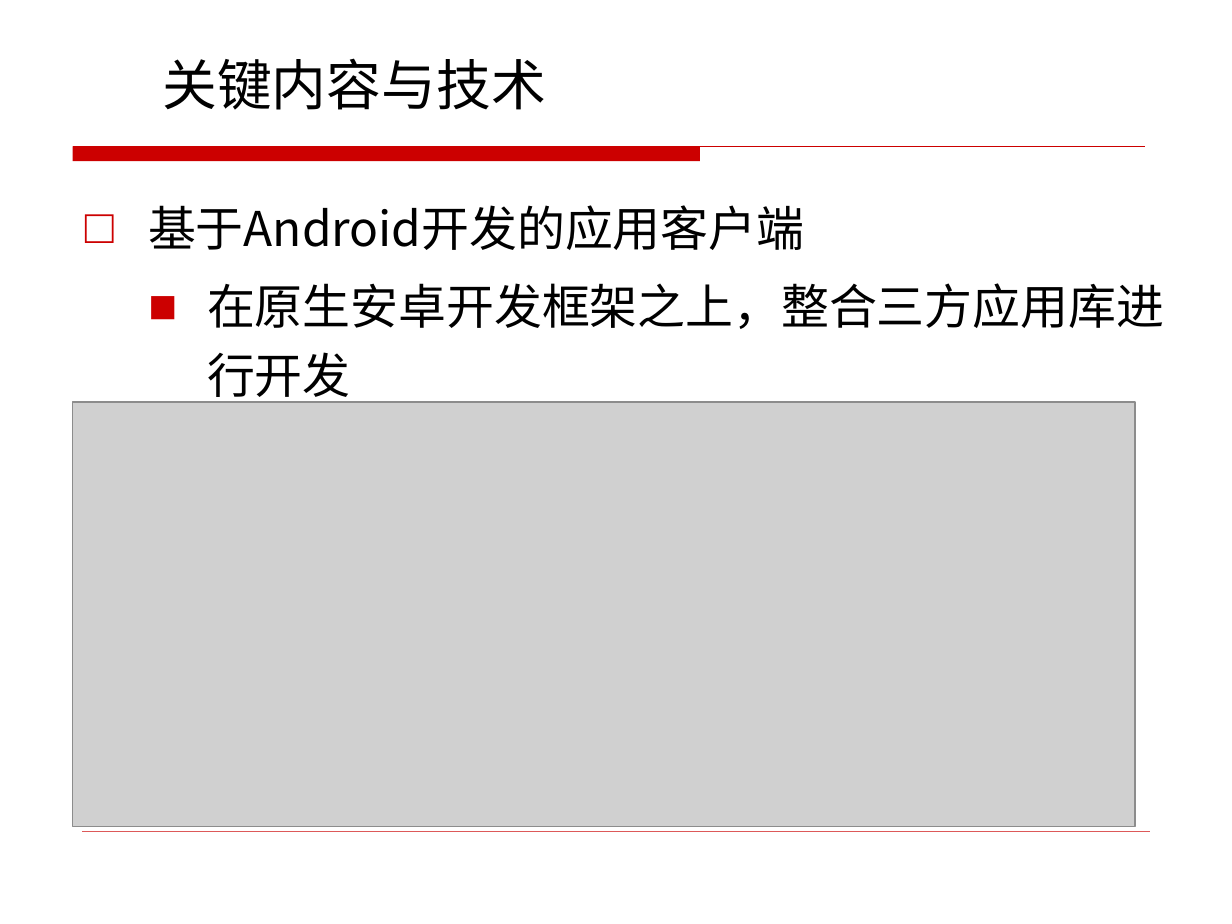
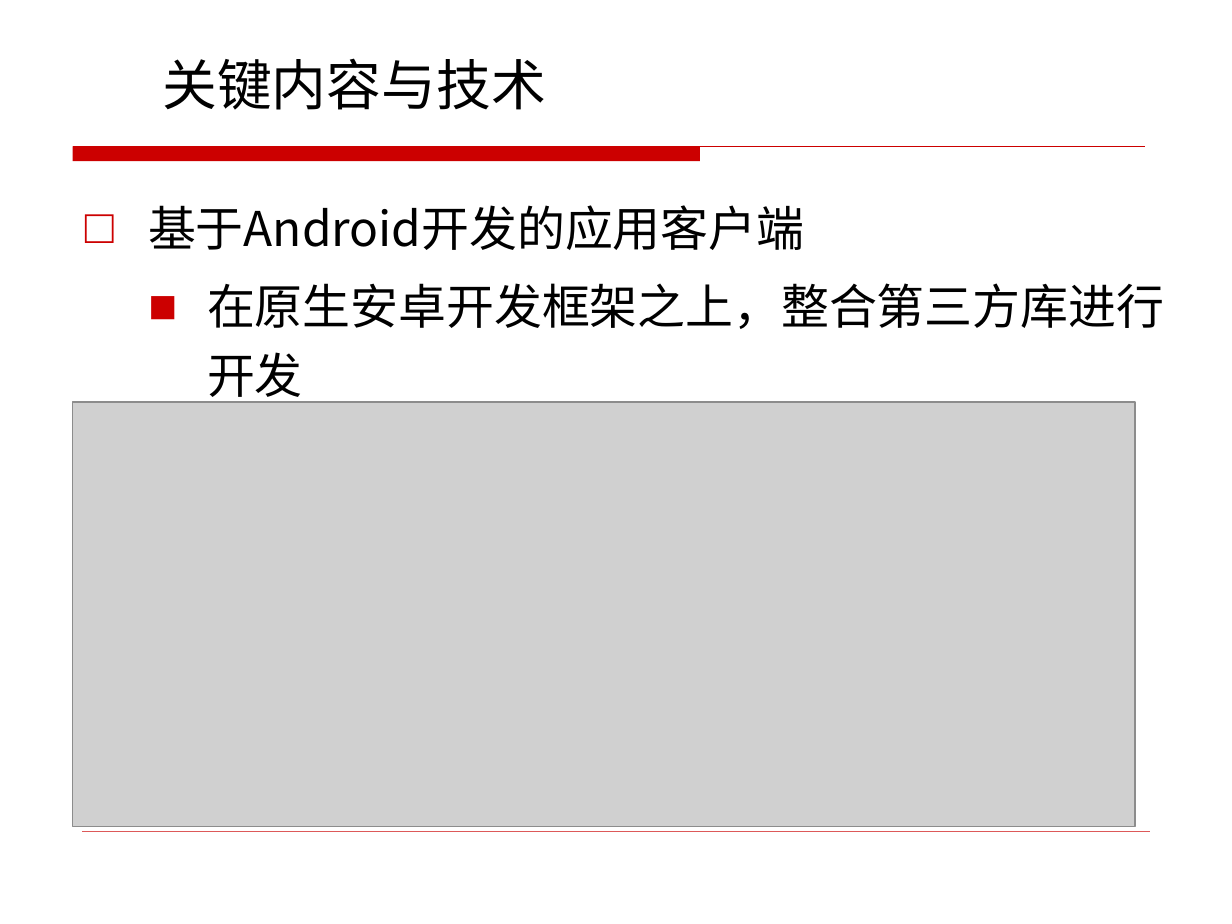
Before and after one commit to bensaku/ikun-home, a slide deck: slide 5 of 毕业设计/2021215239-王珂-软件学院本科毕业设计汇报检查PPT（第1次）.pptx. Drawn at 1232x924 pixels with LibreOffice and Linux fonts; fonts in the diff are those of the drawing; grey boxes stand for pictures; background and template pictures are left out. Boxes give left, top, right and bottom in pixels: in the first picture for what was removed or moved away, otherwise in the second. Text is boxed around its words. In the diff, an @@ line names an element or a change of style, - is before the commit and + after.

```diff
--- a/毕业设计/2021215239-王珂-软件学院本科毕业设计汇报检查PPT（第1次）.pptx
+++ b/毕业设计/2021215239-王珂-软件学院本科毕业设计汇报检查PPT（第1次）.pptx
@@ text at (207,283,1164,405): text changed @@
-  ■ 在原生安卓开发框架之上，整合三方应用库进行开发
+  ■ 在原生安卓开发框架之上，整合第三方库进行开发
```
